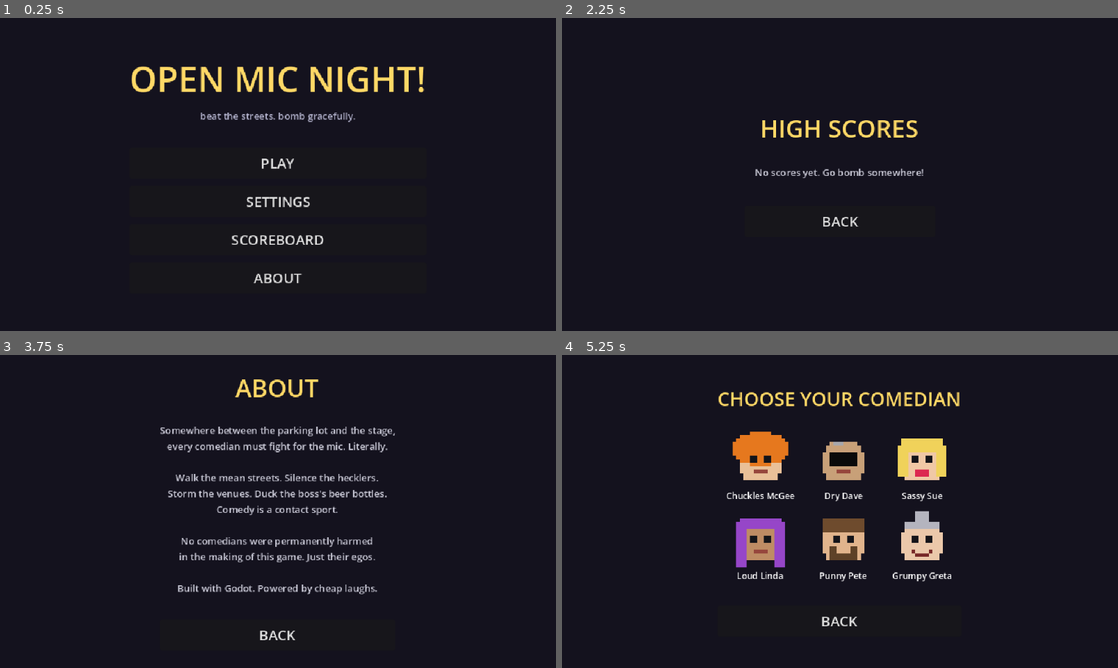
Above: before the commit, frames 1-4 (two rows, left to right).
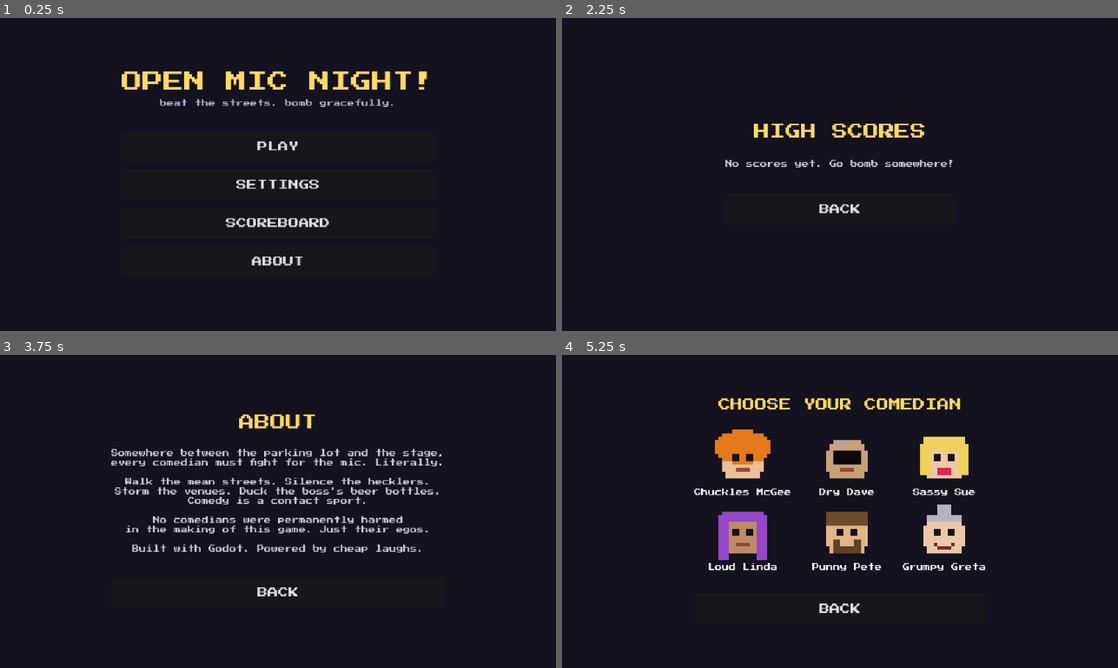
Above: after the commit, the same moments.

Repository: imehesz/tight-5-fight
Game: Godot game, scene res://scenes/main_menu.tscn
Two runs of this game, one before a commit and one after it. Both use one fixed random seed, a clock stepped at 60 frames per second and the inputs below.
Inputs:
- Up to frame 1 (0.25 s): no input
- Up to frame 2 (2.25 s): click "SETTINGS" at 0.5 s; click "BACK" at 1.25 s; click "SCOREBOARD" at 2 s
- Up to frame 3 (3.75 s): click "BACK" at 2.75 s; click "ABOUT" at 3.5 s
- Up to frame 4 (5.25 s): click "BACK" at 4.25 s; click "PLAY" at 5 s

The runs differ from the first frame. In frame 1, 5.0% of the frame differs, in the area x 21-77%, y 15-85%; in frame 2, 2.1%; in frame 3, 8.5%; in frame 4, 10%, in the area x 23-77%, y 11-87%.

Commit message:
Adjusting things, game loop ready, added font

Diff:
--- a/autoload/game_state.gd
+++ b/autoload/game_state.gd
@@ -30,6 +30,10 @@
 var lives := STARTING_LIVES
 var venues_entered := 0
 var pending_venue: Dictionary = {}
+## Street layout persisted across venue visits (see street.gd) and the index
+## of the door being entered, so it can be marked CANCELLED once cleared.
+var street_state: Dictionary = {}
+var pending_door := -1
 var high_scores: Array = []
 var last_run_rank := -1
 var music_volume := 0.8
@@ -54,6 +58,8 @@
 	lives = STARTING_LIVES
 	venues_entered = 0
 	pending_venue = {}
+	street_state = {}
+	pending_door = -1
 	last_run_rank = -1
 	change_scene(SCENE_STREET)
 
@@ -65,6 +71,15 @@
 
 func is_boss_venue() -> bool:
 	return venues_entered > 0 and venues_entered % BOSS_EVERY == 0
+
+
+## Called by the venue scene on victory: the door the player entered through
+## gets taped over and can't be entered again.
+func mark_pending_venue_cleared() -> void:
+	var doors: Array = street_state.get("doors", [])
+	if pending_door >= 0 and pending_door < doors.size():
+		doors[pending_door]["cleared"] = true
+	pending_door = -1
 
 
 func add_score(points: int) -> void:
--- a/project.godot
+++ b/project.godot
@@ -28,6 +28,10 @@
 window/stretch/mode="canvas_items"
 window/handheld/orientation=4
 
+[gui]
+
+theme/custom_font="res://assets/fonts/PressStart2P-Regular.ttf"
+
 [input_devices]
 
 pointing/emulate_touch_from_mouse=true
--- a/scenes/about.gd
+++ b/scenes/about.gd
@@ -16,8 +16,8 @@
 
 func _ready() -> void:
 	var box := build_backdrop()
-	add_title(box, "ABOUT", 28)
+	add_title(box, "ABOUT", 18)
 	add_spacer(box, 6)
-	add_text(box, BLURB, 11)
+	add_text(box, BLURB, 8)
 	add_spacer(box, 12)
 	add_button(box, "BACK", func(): GameState.change_scene(GameState.SCENE_MAIN_MENU))
--- a/scenes/character_select.gd
+++ b/scenes/character_select.gd
@@ -6,7 +6,7 @@
 
 func _ready() -> void:
 	var box := build_backdrop()
-	add_title(box, "CHOOSE YOUR COMEDIAN", 22)
+	add_title(box, "CHOOSE YOUR COMEDIAN", 14)
 	add_spacer(box, 6)
 
 	var grid := GridContainer.new()
@@ -39,6 +39,6 @@
 	var name_label := Label.new()
 	name_label.text = String(cfg.get("CharacterName", "?"))
 	name_label.horizontal_alignment = HORIZONTAL_ALIGNMENT_CENTER
-	name_label.add_theme_font_size_override("font_size", 10)
+	name_label.add_theme_font_size_override("font_size", 8)
 	card.add_child(name_label)
 	return card
--- a/scenes/game_over.gd
+++ b/scenes/game_over.gd
@@ -4,16 +4,16 @@
 
 func _ready() -> void:
 	var box := build_backdrop()
-	add_title(box, "GAME OVER", 36, Color(0.95, 0.3, 0.25))
+	add_title(box, "GAME OVER", 24, Color(0.95, 0.3, 0.25))
 	add_text(box, "%s bombed after %d venue%s." % [
 		String(GameState.selected_character_data().get("CharacterName", "You")),
 		GameState.venues_entered,
 		"" if GameState.venues_entered == 1 else "s",
 	])
 	add_spacer(box, 8)
-	add_title(box, "FINAL SCORE: %d" % GameState.score, 22, Color(0.9, 0.9, 0.95))
+	add_title(box, "FINAL SCORE: %d" % GameState.score, 14, Color(0.9, 0.9, 0.95))
 	if GameState.last_run_rank >= 0:
-		add_title(box, "NEW HIGH SCORE — #%d!" % (GameState.last_run_rank + 1), 16)
+		add_title(box, "NEW HIGH SCORE — #%d!" % (GameState.last_run_rank + 1), 10)
 	add_spacer(box, 14)
 	add_button(box, "PLAY AGAIN", func(): GameState.change_scene(GameState.SCENE_CHARACTER_SELECT))
 	add_button(box, "SCOREBOARD", func(): GameState.change_scene(GameState.SCENE_SCOREBOARD))
--- a/scenes/main_menu.gd
+++ b/scenes/main_menu.gd
@@ -4,8 +4,8 @@
 
 func _ready() -> void:
 	var box := build_backdrop()
-	add_title(box, "OPEN MIC NIGHT!", 40)
-	add_text(box, "beat the streets. bomb gracefully.", 11, Color(0.7, 0.7, 0.8))
+	add_title(box, "OPEN MIC NIGHT!", 24)
+	add_text(box, "beat the streets. bomb gracefully.", 8, Color(0.7, 0.7, 0.8))
 	add_spacer(box, 12)
 	add_button(box, "PLAY", func(): GameState.change_scene(GameState.SCENE_CHARACTER_SELECT))
 	add_button(box, "SETTINGS", func(): GameState.change_scene(GameState.SCENE_SETTINGS))
--- a/scenes/scoreboard.gd
+++ b/scenes/scoreboard.gd
@@ -4,7 +4,7 @@
 
 func _ready() -> void:
 	var box := build_backdrop()
-	add_title(box, "HIGH SCORES", 28)
+	add_title(box, "HIGH SCORES", 18)
 	add_spacer(box, 8)
 	if GameState.high_scores.is_empty():
 		add_text(box, "No scores yet. Go bomb somewhere!")
@@ -17,6 +17,6 @@
 			String(entry.get("date", "")),
 		]
 		var color := Color(1.0, 0.85, 0.4) if i == GameState.last_run_rank else Color(0.85, 0.85, 0.9)
-		add_text(box, row, 12, color)
+		add_text(box, row, 8, color)
 	add_spacer(box, 14)
 	add_button(box, "BACK", func(): GameState.change_scene(GameState.SCENE_MAIN_MENU))
--- a/scenes/settings_menu.gd
+++ b/scenes/settings_menu.gd
@@ -4,7 +4,7 @@
 
 func _ready() -> void:
 	var box := build_backdrop()
-	add_title(box, "SETTINGS", 28)
+	add_title(box, "SETTINGS", 18)
 	add_spacer(box, 10)
 	box.add_child(_volume_row("MUSIC", GameState.music_volume, GameState.set_music_volume))
 	box.add_child(_volume_row("SFX", GameState.sfx_volume, GameState.set_sfx_volume))
@@ -18,7 +18,7 @@
 	var l := Label.new()
 	l.text = label_text
 	l.custom_minimum_size = Vector2(60, 0)
-	l.add_theme_font_size_override("font_size", 12)
+	l.add_theme_font_size_override("font_size", 8)
 	row.add_child(l)
 	var slider := HSlider.new()
 	slider.min_value = 0.0
--- a/scenes/street.gd
+++ b/scenes/street.gd
@@ -8,7 +8,8 @@
 const FIRST_VENUE_X := 900.0
 const VENUE_SPACING_MIN := 1100.0
 const VENUE_SPACING_MAX := 1600.0
-const DOOR_HALF_WIDTH := 28.0
+const DOOR_HALF_WIDTH := 34.0
+const EXTERIOR_SCALE := 1.5
 const HECKLER_MAX := 4
 
 var player: Player
@@ -16,7 +17,7 @@
 var hud: Hud
 
 var _tiles: Array = []
-var _doors: Array = []  # [{x, data, hint}]
+var _doors: Array = []  # [{x, data, cleared, hint}]
 var _next_venue_x := FIRST_VENUE_X
 var _venue_index := 0
 var _spawn_timer := 2.0
@@ -34,8 +35,18 @@
 	add_child(hud)
 	hud.set_venue_text("THE STREET")
 	add_child(TouchControls.new())
-	_spawn_player(Vector2(120, GROUND_Y))
-	camera.position = Vector2(320, 180)
+
+	var saved: Dictionary = GameState.street_state
+	if saved.has("doors"):
+		# Returning from a venue: rebuild the street exactly as it was.
+		_next_venue_x = float(saved.next_venue_x)
+		_venue_index = int(saved.venue_index)
+		for d in saved.doors:
+			_add_venue(float(d.x), d.data, bool(d.cleared))
+		_spawn_player(Vector2(float(saved.player_x), GROUND_Y))
+	else:
+		_spawn_player(Vector2(120, GROUND_Y))
+	camera.position = Vector2(maxf(player.position.x, 320.0), 180.0)
 	camera.reset_smoothing()
 
 
@@ -74,39 +85,65 @@
 func _maybe_spawn_venue() -> void:
 	if camera.position.x + 700.0 < _next_venue_x:
 		return
-	var data: Dictionary = GameState.venue_data_for_index(_venue_index)
+	_add_venue(_next_venue_x, GameState.venue_data_for_index(_venue_index), false)
 	_venue_index += 1
-	var vx := _next_venue_x
 	_next_venue_x += randf_range(VENUE_SPACING_MIN, VENUE_SPACING_MAX)
 
+
+func _add_venue(vx: float, data: Dictionary, cleared: bool) -> void:
 	var ext := Sprite2D.new()
 	var path := String(data.get("ExteriorSpritePath", ""))
 	if ResourceLoader.exists(path):
 		ext.texture = load(path)
 	ext.centered = false
-	# Exterior art is 160x120 with the door at the bottom center (at vx).
-	ext.position = Vector2(vx - 80.0, GROUND_Y - 114.0)
+	ext.scale = Vector2(EXTERIOR_SCALE, EXTERIOR_SCALE)
+	# Exterior art is 160x120 (scaled to 240x180), door at bottom center (vx).
+	ext.position = Vector2(vx - 120.0, GROUND_Y - 174.0)
 	ext.z_index = -5
 	add_child(ext)
 
 	var hint := Label.new()
 	hint.text = "^ ENTER"
-	hint.position = Vector2(vx - 60.0, GROUND_Y - 136.0)
+	hint.position = Vector2(vx - 60.0, GROUND_Y - 196.0)
 	hint.custom_minimum_size = Vector2(120, 0)
 	hint.horizontal_alignment = HORIZONTAL_ALIGNMENT_CENTER
-	hint.add_theme_font_size_override("font_size", 10)
+	hint.add_theme_font_size_override("font_size", 8)
 	hint.add_theme_color_override("font_outline_color", Color.BLACK)
 	hint.add_theme_constant_override("outline_size", 4)
 	hint.modulate = Color(1.0, 0.9, 0.4)
 	hint.visible = false
 	add_child(hint)
 
-	_doors.append({"x": vx, "data": data, "hint": hint})
+	if cleared:
+		_add_cancelled_tape(vx)
+	_doors.append({"x": vx, "data": data, "cleared": cleared, "hint": hint})
+
+
+func _add_cancelled_tape(vx: float) -> void:
+	var tape := Node2D.new()
+	tape.position = Vector2(vx, GROUND_Y - 95.0)
+	tape.rotation = deg_to_rad(-8.0)
+	tape.z_index = -4
+	var band := ColorRect.new()
+	band.color = Color(0.93, 0.9, 0.82, 0.95)
+	band.size = Vector2(250, 24)
+	band.position = Vector2(-125, -12)
+	tape.add_child(band)
+	var txt := Label.new()
+	txt.text = "CANCELLED"
+	txt.position = Vector2(-125, -12)
+	txt.custom_minimum_size = Vector2(250, 24)
+	txt.horizontal_alignment = HORIZONTAL_ALIGNMENT_CENTER
+	txt.vertical_alignment = VERTICAL_ALIGNMENT_CENTER
+	txt.add_theme_font_size_override("font_size", 16)
+	txt.add_theme_color_override("font_color", Color(0.82, 0.08, 0.08))
+	tape.add_child(txt)
+	add_child(tape)
 
 
 func _update_door_hints() -> void:
 	for d in _doors:
-		d.hint.visible = is_instance_valid(player) \
+		d.hint.visible = not d.cleared and is_instance_valid(player) \
 				and absf(player.position.x - d.x) <= DOOR_HALF_WIDTH
 
 
@@ -155,12 +192,29 @@
 func _on_player_interact() -> void:
 	if _busy or not is_instance_valid(player):
 		return
+	for i in _doors.size():
+		var d: Dictionary = _doors[i]
+		if d.cleared or absf(player.position.x - d.x) > DOOR_HALF_WIDTH:
+			continue
+		_busy = true
+		GameState.pending_venue = d.data
+		GameState.pending_door = i
+		GameState.street_state = _capture_state()
+		GameState.enter_venue()
+		return
+
+
+## Snapshot of the street layout so it survives the venue scene swap.
+func _capture_state() -> Dictionary:
+	var doors: Array = []
 	for d in _doors:
-		if absf(player.position.x - d.x) <= DOOR_HALF_WIDTH:
-			_busy = true
-			GameState.pending_venue = d.data
-			GameState.enter_venue()
-			return
+		doors.append({"x": d.x, "data": d.data, "cleared": d.cleared})
+	return {
+		"player_x": player.position.x,
+		"next_venue_x": _next_venue_x,
+		"venue_index": _venue_index,
+		"doors": doors,
+	}
 
 
 func _on_player_died(_f: Fighter) -> void:
--- a/scenes/venue.gd
+++ b/scenes/venue.gd
@@ -126,6 +126,7 @@
 	if _finished:
 		return
 	_finished = true
+	GameState.mark_pending_venue_cleared()
 	var bonus := CLEAR_BONUS_PER_LEVEL * _level
 	GameState.add_score(bonus)
 	hud.set_center_text("VENUE CLEARED!  +%d" % bonus)
@@ -137,6 +138,7 @@
 	if _finished:
 		return
 	_finished = true
+	GameState.mark_pending_venue_cleared()
 	if is_instance_valid(_boss):
 		_boss.active = false
 	for p in get_tree().get_nodes_in_group("projectiles"):
--- a/scripts/boss.gd
+++ b/scripts/boss.gd
@@ -3,7 +3,8 @@
 ## Boss stage antagonist (the club owner). Cannot be fought or damaged —
 ## he throws bottles the player must survive until the timer runs out.
 
-const SCALE := 1.4
+const BOSS_SCALE := 2.0
+const HEAD_SCALE := 2.6
 const TAUNTS := [
 	"You call that comedy?!",
 	"Get off my stage!",
@@ -23,17 +24,17 @@
 
 
 func _ready() -> void:
+	scale = Vector2(BOSS_SCALE, BOSS_SCALE)
 	_body = AnimatedSprite2D.new()
 	_body.sprite_frames = CharacterFactory.body_frames("M")
 	_body.offset = Vector2(0, -CharacterFactory.FRAME_H / 2.0)
-	_body.scale = Vector2(SCALE, SCALE)
 	_body.animation_finished.connect(func(): _body.play("idle"))
 	add_child(_body)
 	_body.play("idle")
 
 	_head = Sprite2D.new()
 	_head.texture = CharacterFactory.head_texture("res://assets/gen/heads/boss_lou.png")
-	_head.scale = Vector2(SCALE + 0.2, SCALE + 0.2)
+	_head.scale = Vector2(HEAD_SCALE, HEAD_SCALE)
 	add_child(_head)
 
 
@@ -42,8 +43,9 @@
 		facing = -1 if target.global_position.x < global_position.x else 1
 	_body.flip_h = facing < 0
 	_head.flip_h = facing < 0
-	var off := CharacterFactory.head_offset(_body.animation) * SCALE
-	_head.position = Vector2(off.x * facing, off.y)
+	var neck := CharacterFactory.head_offset(_body.animation)
+	var lift := 8.0 * HEAD_SCALE - 4.0
+	_head.position = Vector2(neck.x * facing, neck.y - lift)
 
 	if not active:
 		return
@@ -54,14 +56,16 @@
 	_taunt_left -= delta
 	if _taunt_left <= 0.0:
 		_taunt_left = randf_range(3.0, 6.0)
-		FloatingText.spawn(get_parent(), global_position + Vector2(0, -80),
-				TAUNTS.pick_random(), Color(1.0, 0.7, 0.7))
+		FloatingText.spawn(get_parent(), global_position + Vector2(0, -160),
+				TAUNTS.pick_random(), Color.WHITE, true)
 
 
 func _throw() -> void:
 	_body.play("punch")
 	var b := Projectile.new()
-	b.position = position + Vector2(facing * 24, -38)
+	# Parent-space spawn point: head-high for a 1.4x fighter — over a duck,
+	# into a standing face. (Standing hurtbox top ~-62, ducking ~-36.)
+	b.position = position + Vector2(facing * 30, -50)
 	if randf() < 0.65 or not is_instance_valid(target):
 		# Head-high fastball: duck under it.
 		b.velocity = Vector2(facing * randf_range(220.0, 300.0), 0.0)
--- a/scripts/character_factory.gd
+++ b/scripts/character_factory.gd
@@ -19,15 +19,17 @@
 	{"name": "hit", "row": 5, "frames": 1, "fps": 3.0, "loop": false},
 	{"name": "defeated", "row": 6, "frames": 1, "fps": 2.0, "loop": false},
 ]
-## Head socket (neck) position per animation, relative to the fighter's feet.
+## Neck anchor per animation, relative to the fighter's feet. The head sprite
+## is centered above this point (lifted by half its scaled height), so heads
+## of any size stay socketed to the neck.
 const HEAD_OFFSETS := {
-	"idle": Vector2(0, -45),
-	"walk": Vector2(0, -45),
-	"punch": Vector2(1, -45),
-	"kick": Vector2(1, -45),
-	"duck": Vector2(0, -33),
-	"hit": Vector2(-2, -43),
-	"defeated": Vector2(-10, -5),
+	"idle": Vector2(0, -39),
+	"walk": Vector2(0, -39),
+	"punch": Vector2(1, -39),
+	"kick": Vector2(1, -39),
+	"duck": Vector2(0, -27),
+	"hit": Vector2(-2, -38),
+	"defeated": Vector2(-10, -2),
 }
 
 static var _frames_cache := {}
@@ -63,4 +65,4 @@
 
 
 static func head_offset(anim: String) -> Vector2:
-	return HEAD_OFFSETS.get(anim, Vector2(0, -45))
+	return HEAD_OFFSETS.get(anim, Vector2(0, -39))
--- a/scripts/enemy.gd
+++ b/scripts/enemy.gd
@@ -18,12 +18,16 @@
 var target: Node2D
 var score_value := 100
 var attack_cooldown := 1.2
-var attack_range := 30.0
+var attack_range := 42.0
+
+const BAR_W := 26.0
 
 var _cooldown_left := 1.0
 var _wander_dir := 0.0
 var _wander_left := 0.0
 var _insult_left := 0.0
+var _bar_bg: ColorRect
+var _bar_fill: ColorRect
 
 
 func _init() -> void:
@@ -38,6 +42,35 @@
 	super()
 	add_to_group("enemies")
 	_insult_left = randf_range(1.0, 3.0)
+	_build_health_bar()
+	health_changed.connect(_on_health_bar_update)
+
+
+## Tiny life bar above the head; only visible once they've taken damage.
+func _build_health_bar() -> void:
+	_bar_bg = ColorRect.new()
+	_bar_bg.color = Color(0, 0, 0, 0.6)
+	_bar_bg.size = Vector2(BAR_W + 2, 5)
+	_bar_bg.position = Vector2(-(BAR_W + 2) / 2.0, -82)
+	_bar_bg.z_index = 40
+	_bar_bg.visible = false
+	add_child(_bar_bg)
+	_bar_fill = ColorRect.new()
+	_bar_fill.position = Vector2(1, 1)
+	_bar_fill.size = Vector2(BAR_W, 3)
+	_bar_bg.add_child(_bar_fill)
+
+
+func _on_health_bar_update(current: float, maximum: float) -> void:
+	var ratio := current / maxf(maximum, 1.0)
+	_bar_bg.visible = ratio < 0.999 and state != FState.DEAD
+	_bar_fill.size.x = BAR_W * ratio
+	if ratio < 0.35:
+		_bar_fill.color = Color(0.9, 0.25, 0.2)
+	elif ratio < 0.7:
+		_bar_fill.color = Color(0.95, 0.8, 0.25)
+	else:
+		_bar_fill.color = Color(0.3, 0.9, 0.35)
 
 
 func _physics_process(delta: float) -> void:
@@ -83,8 +116,8 @@
 	_insult_left -= delta
 	if _insult_left <= 0.0:
 		_insult_left = randf_range(3.0, 6.0)
-		FloatingText.spawn(get_parent(), global_position + Vector2(0, -56),
-				INSULTS.pick_random(), Color(1.0, 0.9, 0.6))
+		FloatingText.spawn(get_parent(), global_position + Vector2(0, -100),
+				INSULTS.pick_random(), Color.WHITE, true)
 
 
 func take_hit(damage: float, from_x: float) -> void:
@@ -93,8 +126,9 @@
 
 
 func _die() -> void:
+	_bar_bg.visible = false
 	GameState.add_score(score_value)
-	FloatingText.spawn(get_parent(), global_position + Vector2(0, -56),
+	FloatingText.spawn(get_parent(), global_position + Vector2(0, -90),
 			"+%d" % score_value, Color(0.6, 1.0, 0.6))
 	super()
 	var tw := create_tween()
--- a/scripts/fighter.gd
+++ b/scripts/fighter.gd
@@ -12,6 +12,10 @@
 const KICK_DAMAGE := 16.0
 const STAND_BOX := Rect2(-8, -44, 16, 44)
 const DUCK_BOX := Rect2(-8, -26, 16, 26)
+## Whole-fighter scale (boxes scale with it) and extra bobblehead scale for
+## the head sprite — heads are real people's pixelated photos, go big.
+const BODY_SCALE := 1.4
+const HEAD_SCALE := 2.4
 
 var body_type := "M"
 var head_path := ""
@@ -36,6 +40,7 @@
 func _ready() -> void:
 	motion_mode = CharacterBody2D.MOTION_MODE_FLOATING
 	health = max_health
+	scale = Vector2(BODY_SCALE, BODY_SCALE)
 	_build_visuals()
 	_build_boxes()
 	_play("idle")
@@ -51,6 +56,7 @@
 
 	head_sprite = Sprite2D.new()
 	head_sprite.texture = CharacterFactory.head_texture(head_path)
+	head_sprite.scale = Vector2(HEAD_SCALE, HEAD_SCALE)
 	add_child(head_sprite)
 
 
@@ -95,8 +101,10 @@
 func _process(_delta: float) -> void:
 	body_sprite.flip_h = facing < 0
 	head_sprite.flip_h = facing < 0
-	var off := CharacterFactory.head_offset(body_sprite.animation)
-	head_sprite.position = Vector2(off.x * facing, off.y)
+	var neck := CharacterFactory.head_offset(body_sprite.animation)
+	# Lift the head so it sits on the neck, minus a little overlap.
+	var lift := 8.0 * HEAD_SCALE - 4.0
+	head_sprite.position = Vector2(neck.x * facing, neck.y - lift)
 	hitbox.position.x = 18 * facing
 
 
--- a/scripts/floating_text.gd
+++ b/scripts/floating_text.gd
@@ -1,23 +1,44 @@
 class_name FloatingText
 extends Label
-## Small popup text used for insults, score awards and effects.
+## Popup text. Two styles:
+##  - plain: outlined colored text (score awards, effects)
+##  - bubble: comic-book speech bubble — white fill, thick black border,
+##    black text (NPC insults, boss taunts)
+
+const FONT_SIZE := 8
 
 
-static func spawn(host: Node, pos: Vector2, text_value: String, color := Color.WHITE) -> void:
+static func spawn(host: Node, pos: Vector2, text_value: String,
+		color := Color.WHITE, bubble := false) -> void:
 	if not is_instance_valid(host) or not host.is_inside_tree():
 		return
 	var lbl := FloatingText.new()
 	lbl.text = text_value
-	lbl.modulate = color
 	lbl.z_index = 50
-	lbl.custom_minimum_size = Vector2(120, 0)
 	lbl.horizontal_alignment = HORIZONTAL_ALIGNMENT_CENTER
-	lbl.add_theme_font_size_override("font_size", 10)
-	lbl.add_theme_color_override("font_outline_color", Color.BLACK)
-	lbl.add_theme_constant_override("outline_size", 4)
+	lbl.add_theme_font_size_override("font_size", FONT_SIZE)
+	# Press Start 2P is monospace: width == chars * size.
+	var width := text_value.length() * FONT_SIZE
+	if bubble:
+		lbl.add_theme_color_override("font_color", Color(0.05, 0.05, 0.08))
+		var sb := StyleBoxFlat.new()
+		sb.bg_color = Color.WHITE
+		sb.border_color = Color.BLACK
+		sb.set_border_width_all(3)
+		sb.set_corner_radius_all(6)
+		sb.content_margin_left = 7
+		sb.content_margin_right = 7
+		sb.content_margin_top = 5
+		sb.content_margin_bottom = 5
+		lbl.add_theme_stylebox_override("normal", sb)
+		width += 20
+	else:
+		lbl.modulate = color
+		lbl.add_theme_color_override("font_outline_color", Color.BLACK)
+		lbl.add_theme_constant_override("outline_size", 4)
 	host.add_child(lbl)
-	lbl.global_position = pos + Vector2(-60, -8)
+	lbl.global_position = pos + Vector2(-width / 2.0, -10)
 	var tw := lbl.create_tween()
-	tw.tween_property(lbl, "position:y", lbl.position.y - 26.0, 1.2)
-	tw.parallel().tween_property(lbl, "modulate:a", 0.0, 0.8).set_delay(0.5)
+	tw.tween_property(lbl, "position:y", lbl.position.y - 26.0, 1.4)
+	tw.parallel().tween_property(lbl, "modulate:a", 0.0, 0.9).set_delay(0.7)
 	tw.tween_callback(lbl.queue_free)
--- a/scripts/hud.gd
+++ b/scripts/hud.gd
@@ -25,11 +25,11 @@
 	_health_fill.size = Vector2(BAR_W, 10)
 	add_child(_health_fill)
 
-	_lives_label = _label(Vector2(10, 26), 10)
-	_score_label = _label(Vector2(466, 8), 10, 164, HORIZONTAL_ALIGNMENT_RIGHT)
-	_venue_label = _label(Vector2(170, 8), 10, 300, HORIZONTAL_ALIGNMENT_CENTER)
+	_lives_label = _label(Vector2(10, 26), 8)
+	_score_label = _label(Vector2(466, 8), 8, 164, HORIZONTAL_ALIGNMENT_RIGHT)
+	_venue_label = _label(Vector2(170, 8), 8, 300, HORIZONTAL_ALIGNMENT_CENTER)
 	_venue_label.modulate = Color(1.0, 0.85, 0.4)
-	_center_label = _label(Vector2(120, 110), 22, 400, HORIZONTAL_ALIGNMENT_CENTER)
+	_center_label = _label(Vector2(120, 110), 14, 400, HORIZONTAL_ALIGNMENT_CENTER)
 
 	GameState.score_changed.connect(_on_score_changed)
 	GameState.lives_changed.connect(_on_lives_changed)
--- a/scripts/menu_base.gd
+++ b/scripts/menu_base.gd
@@ -19,7 +19,7 @@
 	return box
 
 
-func add_title(box: Container, text: String, size := 32, color := Color(1.0, 0.85, 0.4)) -> Label:
+func add_title(box: Container, text: String, size := 20, color := Color(1.0, 0.85, 0.4)) -> Label:
 	var l := Label.new()
 	l.text = text
 	l.horizontal_alignment = HORIZONTAL_ALIGNMENT_CENTER
@@ -29,7 +29,7 @@
 	return l
 
 
-func add_text(box: Container, text: String, size := 11, color := Color(0.8, 0.8, 0.85)) -> Label:
+func add_text(box: Container, text: String, size := 8, color := Color(0.8, 0.8, 0.85)) -> Label:
 	var l := Label.new()
 	l.text = text
 	l.horizontal_alignment = HORIZONTAL_ALIGNMENT_CENTER
@@ -43,6 +43,7 @@
 	var b := Button.new()
 	b.text = text
 	b.custom_minimum_size = Vector2(220, 36)
+	b.add_theme_font_size_override("font_size", 12)
 	b.pressed.connect(cb)
 	box.add_child(b)
 	return b
Not shown, added: assets/fonts/OFL.txt
Binary file added: assets/fonts/PressStart2P-Regular.ttf
